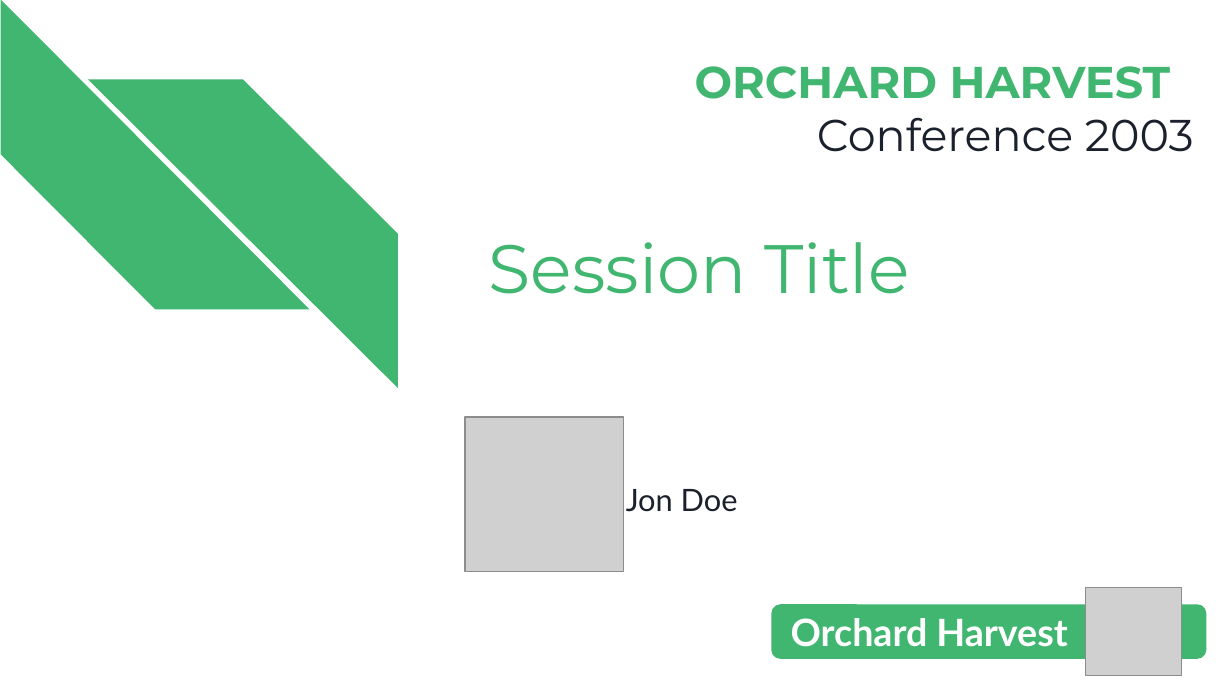
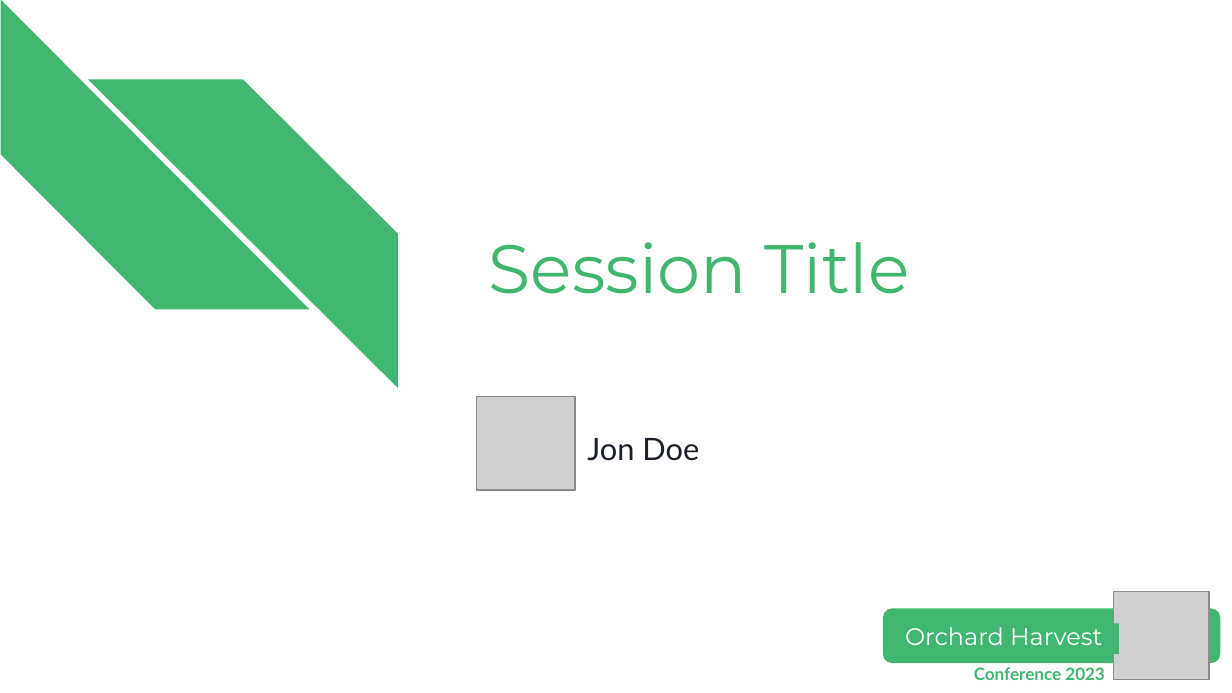
Before and after one commit to OrchardCMS/Orchard-Harvest-Speaker-Toolbox, a slide deck: slide 1 of Orchard Harvest 2023.pptx. Drawn at 1232x693 pixels with LibreOffice and Linux fonts; fonts in the diff are those of the drawing; grey boxes stand for pictures. Boxes give left, top, right and bottom in pixels: in the first picture for what was removed or moved away, otherwise in the second. Text is boxed around its words. In the diff, an @@ line names an element or a change of style, - is before the commit and + after.

```diff
--- a/Orchard Harvest 2023.pptx
+++ b/Orchard Harvest 2023.pptx
@@ text removed at [695, 66, 1194, 152] @@
-ORCHARD HARVEST Conference 2003
@@ picture: place and size @@
-picture at [466, 416, 623, 572]
+picture at [477, 397, 575, 490]
@@ subtitle "Jon Doe": place and size @@
-subtitle "Jon Doe" at [626, 489, 738, 512]
+subtitle "Jon Doe" at [587, 438, 699, 461]
@@ picture: place and size @@
-picture at [1085, 588, 1181, 676]
+picture at [1114, 591, 1210, 680]
@@ ellipse added at [1114, 599, 1201, 674], fill #FFFFFF @@
@@ rounded rectangle: place and size @@
-rounded rectangle at [771, 605, 1206, 659]
+rounded rectangle at [883, 609, 1221, 663]
@@ text "Orchard Harvest": place and size @@
-text "Orchard Harvest" at [791, 618, 1067, 647]
+text "Orchard Harvest" at [905, 627, 1102, 645]
@@ text "Orchard Harvest" at [905, 627, 1102, 645]: size 22 to 14 pt, font Lato to Montserrat, bold off; alignment left to centre @@
@@ rectangle added at [1109, 623, 1119, 654], fill #41B670 @@
@@ text added at [974, 667, 1105, 680], 10 pt, text #41B670, bold @@
+Conference 2023
```
Also in this commit, not shown: 1 other slide changed, 2 slides added, 2 slides removed.
